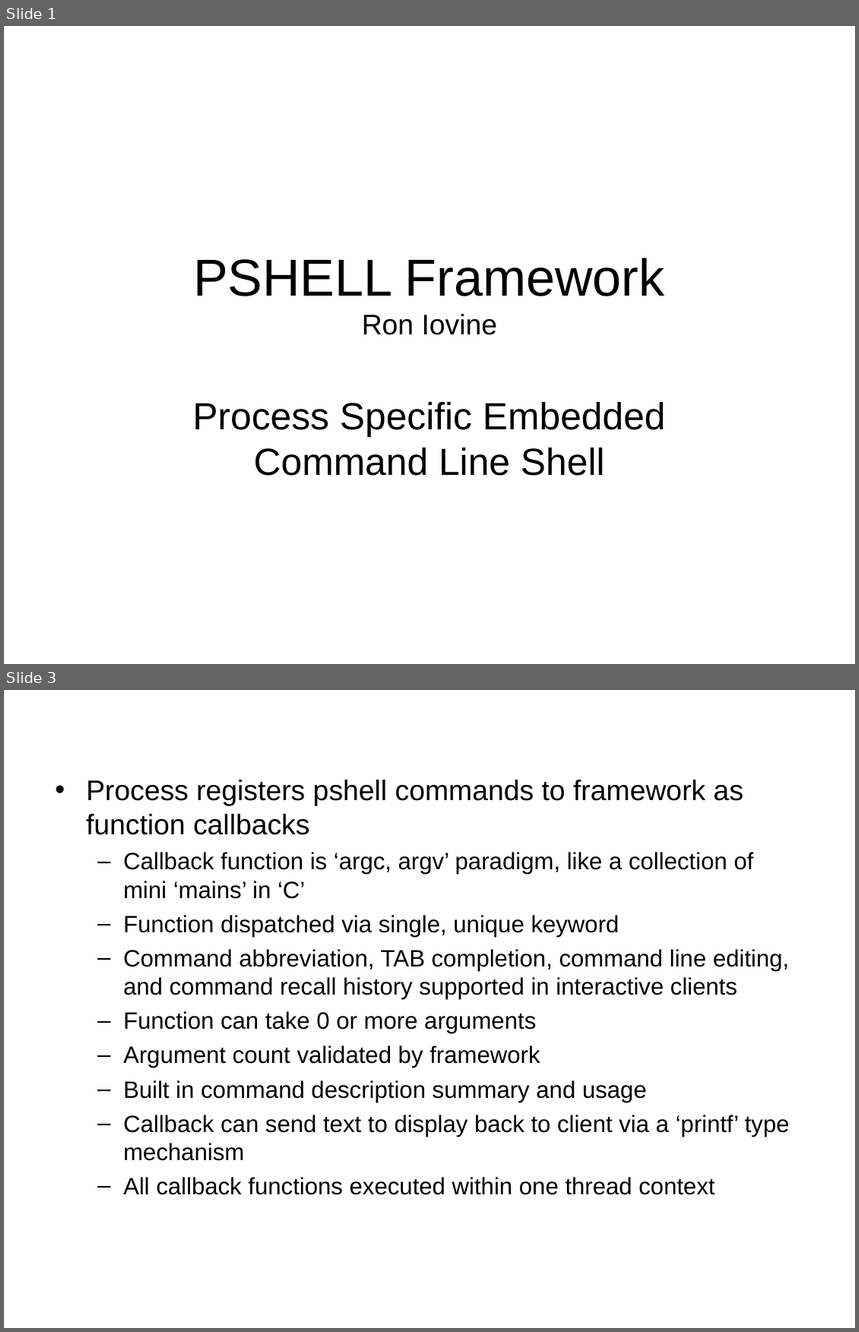
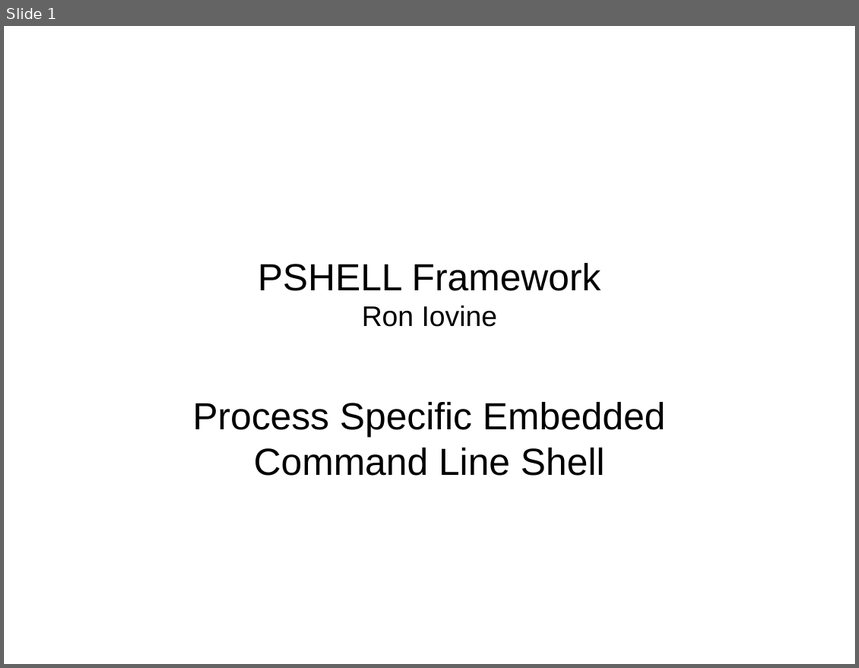
Before and after one commit to RonIovine/pshell, a slide deck: PSHELL-Framework.ppt. Shown one above the other, each under a label of ours: slides 1 and 3 before the commit, slide 1 after it; the slides between them are not shown. The pictures are 859x1332 and 859x668 pixels, drawn with LibreOffice and Linux fonts; fonts in the diff are those of the drawing. Boxes give left, top, right and bottom in pixels: in the first picture for what was removed or moved away, otherwise in the second. Text is boxed around its words. In the diff, an @@ line names an element or a change of style, - is before the commit and + after.

Commit message:
Update PPT and make command line mode help consistent for python client

```diff
--- a/PSHELL-Framework.ppt
+++ b/PSHELL-Framework.ppt
@@ slide 3 removed at <box>4,690,855,1328</box>, background #FFFFFF @@
@@ text removed at <box>86,780,790,1195</box> @@
-• Process registers pshell commands to framework as function callbacks
-  – Callback function is ‘argc, argv’ paradigm, like a collection of mini ‘mains’ in ‘C’
-  – Function dispatched via single, unique keyword
-  – Command abbreviation, TAB completion, command line editing, and command recall history supported in interactive clients
-  – Function can take 0 or more arguments
-  – Argument count validated by framework
-  – Built in command description summary and usage
-  – Callback can send text to display back to client via a ‘printf’ type mechanism
-  – All callback functions executed within one thread context
@@ slide 1 changed as well @@
@@ title "PSHELL Framework Ron Iovine" at <box>258,263,601,327</box>: size 44 to 32 pt in "PSHELL Framework" @@
```
Also in this commit, not shown: 2 other slides changed, 3 slides added, 1 other slide removed, 6 other files.
